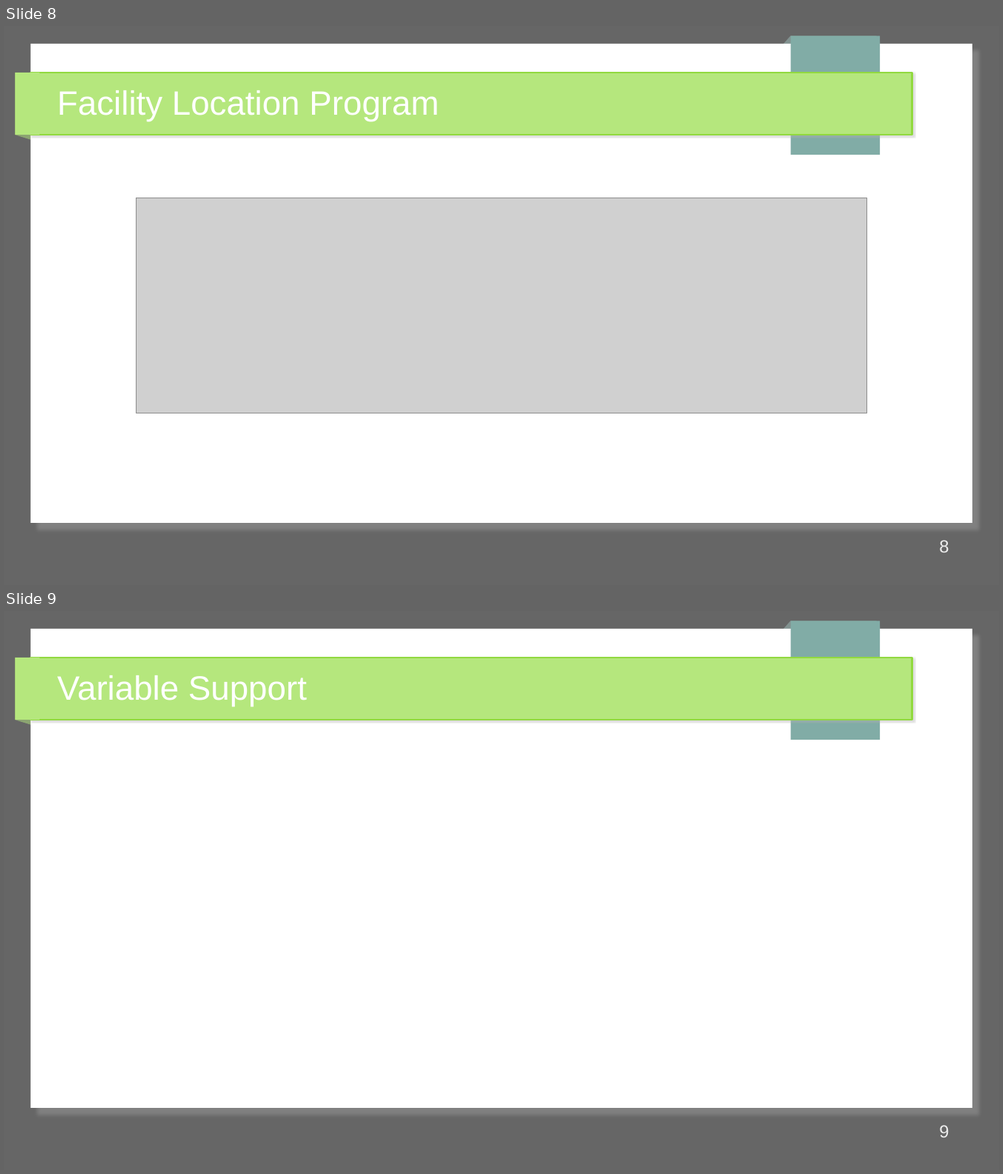
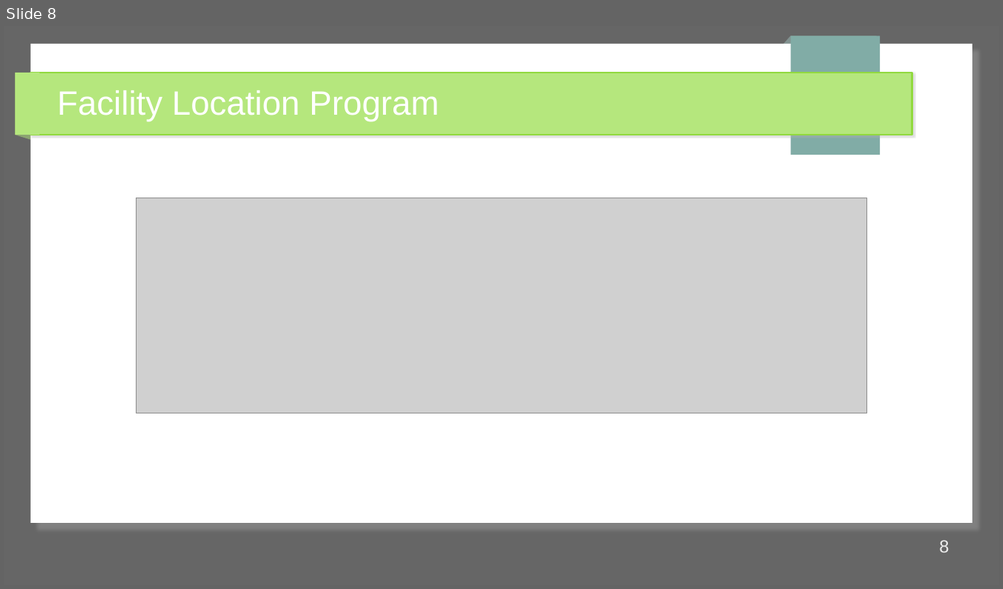
Before and after one commit to jprhyne/EquitableFireHydrantPlacement, a slide deck: presentation/FinalPresentation.odp. Shown one above the other, each under a label of ours: slides 8 and 9 before the commit, slide 8 after it. The pictures are 1003x1174 and 1003x589 pixels, drawn with LibreOffice and Linux fonts; fonts in the diff are those of the drawing; grey boxes stand for pictures. Boxes give left, top, right and bottom in pixels: in the first picture for what was removed or moved away, otherwise in the second. Text is boxed around its words. In the diff, an @@ line names an element or a change of style, - is before the commit and + after.

```diff
--- a/presentation/FinalPresentation.odp
+++ b/presentation/FinalPresentation.odp
@@ slide 9 removed at [4,611,999,1170], background #666666; not listed: 7 template elements that a slide beside it also shows @@
@@ title removed at [57,675,307,706] @@
-Variable Support
@@ page number removed at [939,1125,948,1138] @@
-9
```
Also in this commit, not shown: 1 slide added, 1 other file.
